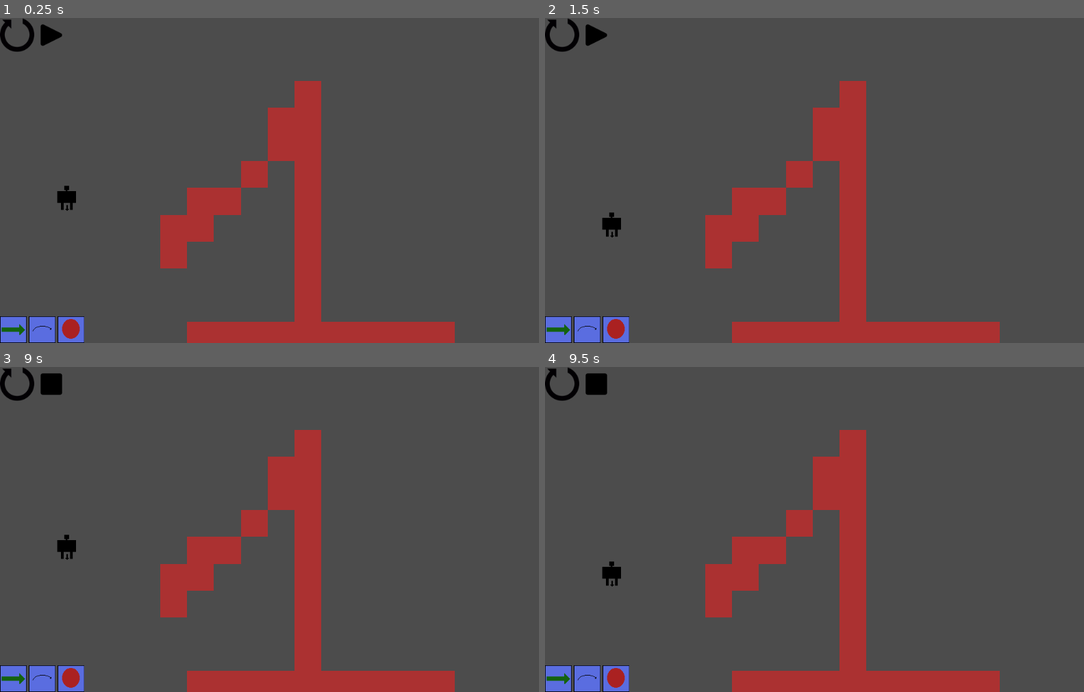
Above: before the commit, frames 1-4 (two rows, left to right).
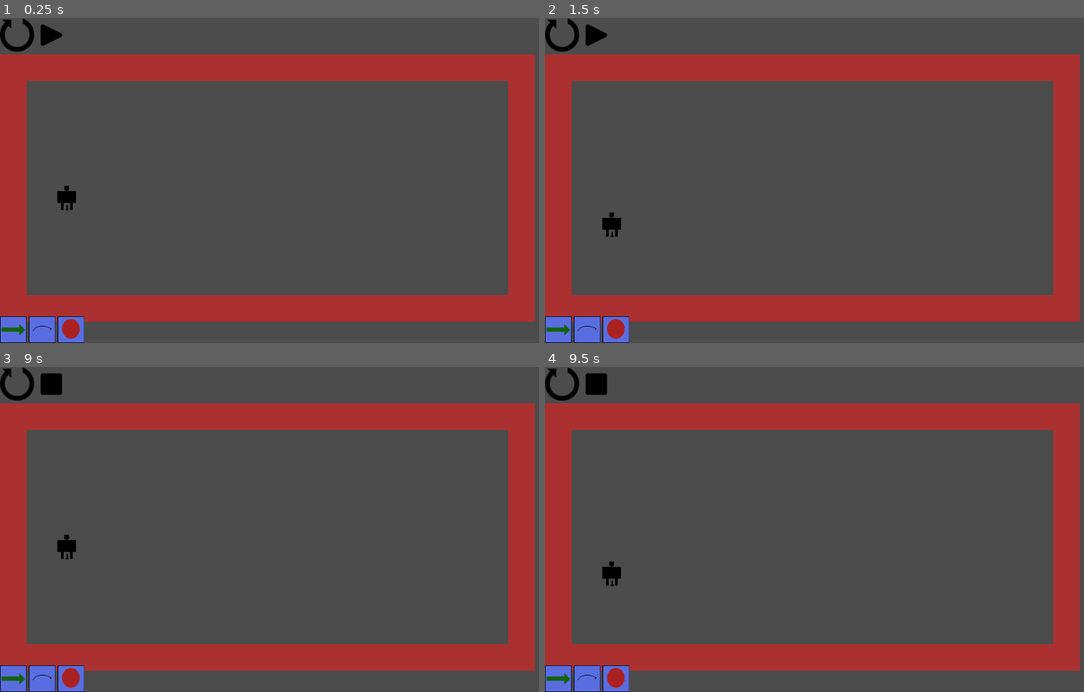
Above: after the commit, the same moments.

Repository: Gorglomux/MazeEscape
Game: Godot game, scene res://Main.tscn
The game is run twice, just before and just after one commit, with the same random seed, the same clock (stepped at 60 frames per second) and the same inputs.
Inputs (mouse positions are in pixels of both pictures, inside the frame that each line leads up to):
- Up to frame 1 (0.25 s): no input
- Up to frame 2 (1.5 s): click (598, 34) at 0.5 s; click (598, 34) at 1.25 s
- Up to frame 3 (9 s): click (16, 383) at 2 s; click (16, 383) at 2.75 s; click (16, 383) at 3.5 s; click (10, 679) at 4.25 s; click (43, 679) at 5 s; click (70, 679) at 5.75 s; click (10, 679) at 6.5 s; click (43, 679) at 7.25 s; click (70, 679) at 8 s; click (53, 383) at 8.75 s
- Up to frame 4 (9.5 s): no input

The runs differ from the first frame. In frame 1, 32% of the frame differs, in the area x 0-100%, y 11-100%; in frame 2, 32%; in frame 3, 32%; in frame 4, 32%.

Commit message:
tourner_dans_le_vide

Diff:
--- a/MazeEscape/Levels/Level_1.tscn
+++ b/MazeEscape/Levels/Level_1.tscn
@@ -6,4 +6,4 @@
 tile_set = ExtResource( 1 )
 cell_size = Vector2( 50, 50 )
 format = 1
-tile_data = PoolIntArray( 65547, 3, 0, 131082, 3, 0, 131083, 3, 0, 196618, 3, 0, 196619, 3, 0, 262153, 3, 0, 262155, 3, 0, 327682, 536870914, 0, 327687, 3, 0, 327688, 3, 0, 327691, 3, 0, 393222, 3, 0, 393223, 3, 0, 393227, 3, 0, 458758, 3, 0, 458763, 3, 0, 524299, 3, 0, 589835, 3, 0, 655367, 3, 0, 655368, 3, 0, 655369, 3, 0, 655370, 3, 0, 655371, 3, 0, 655372, 3, 0, 655373, 3, 0, 655374, 3, 0, 655375, 3, 0, 655376, 3, 0 )
+tile_data = PoolIntArray( 0, 3, 0, 1, 3, 0, 2, 3, 0, 3, 3, 0, 4, 3, 0, 5, 3, 0, 6, 3, 0, 7, 3, 0, 8, 3, 0, 9, 3, 0, 10, 3, 0, 11, 3, 0, 12, 3, 0, 13, 3, 0, 14, 3, 0, 15, 3, 0, 16, 3, 0, 17, 3, 0, 18, 3, 0, 19, 3, 0, 65536, 3, 0, 65555, 3, 0, 131072, 3, 0, 131091, 3, 0, 196608, 3, 0, 196627, 3, 0, 262144, 3, 0, 262163, 3, 0, 327680, 3, 0, 327682, 536870914, 0, 327699, 3, 0, 393216, 3, 0, 393235, 3, 0, 458752, 3, 0, 458771, 3, 0, 524288, 3, 0, 524307, 3, 0, 589824, 3, 0, 589825, 3, 0, 589826, 3, 0, 589827, 3, 0, 589828, 3, 0, 589829, 3, 0, 589830, 3, 0, 589831, 3, 0, 589832, 3, 0, 589833, 3, 0, 589834, 3, 0, 589835, 3, 0, 589836, 3, 0, 589837, 3, 0, 589838, 3, 0, 589839, 3, 0, 589840, 3, 0, 589841, 3, 0, 589842, 3, 0, 589843, 3, 0 )
--- a/MazeEscape/Player.gd
+++ b/MazeEscape/Player.gd
@@ -17,12 +17,16 @@
 			match(d):
 				DIRECTION.HAUT:
 					position.y = position.y - 50
+					global_rotation_degrees = 180
 				DIRECTION.BAS:
 					position.y = position.y + 50
+					global_rotation_degrees = 0
 				DIRECTION.GAUCHE:
 					position.x = position.x - 50
+					global_rotation_degrees = 90
 				DIRECTION.DROITE:
 					position.x = position.x + 50
+					global_rotation_degrees = 270
 			if(next_d != -1):
 				d = next_d
 				next_d = -1
